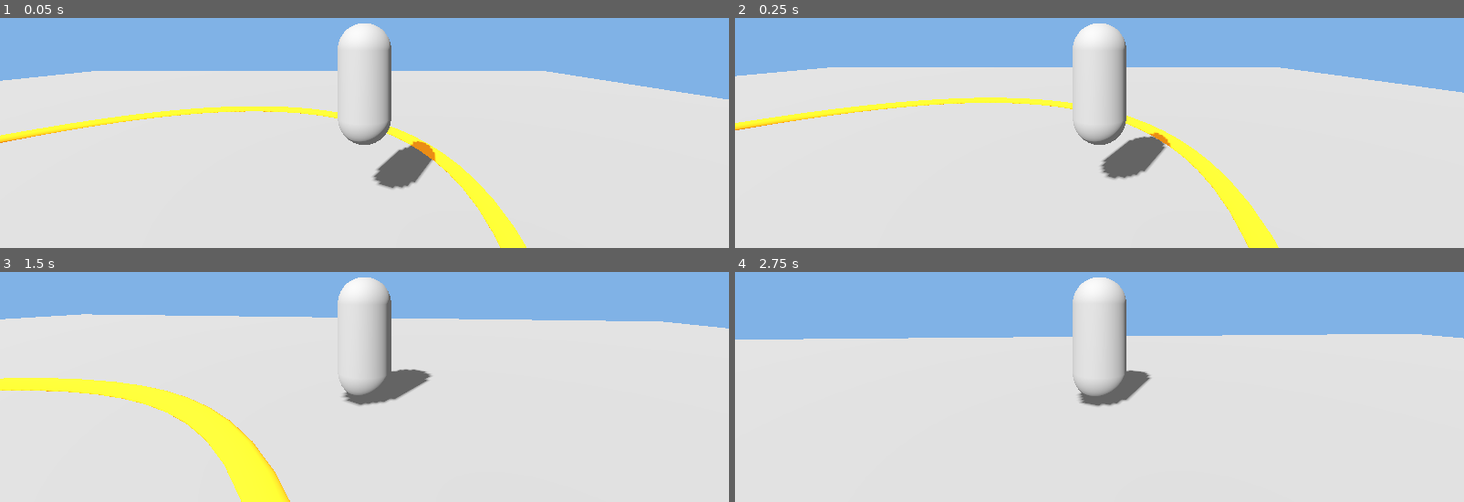
Above: before the commit, frames 1-4 (two rows, left to right).
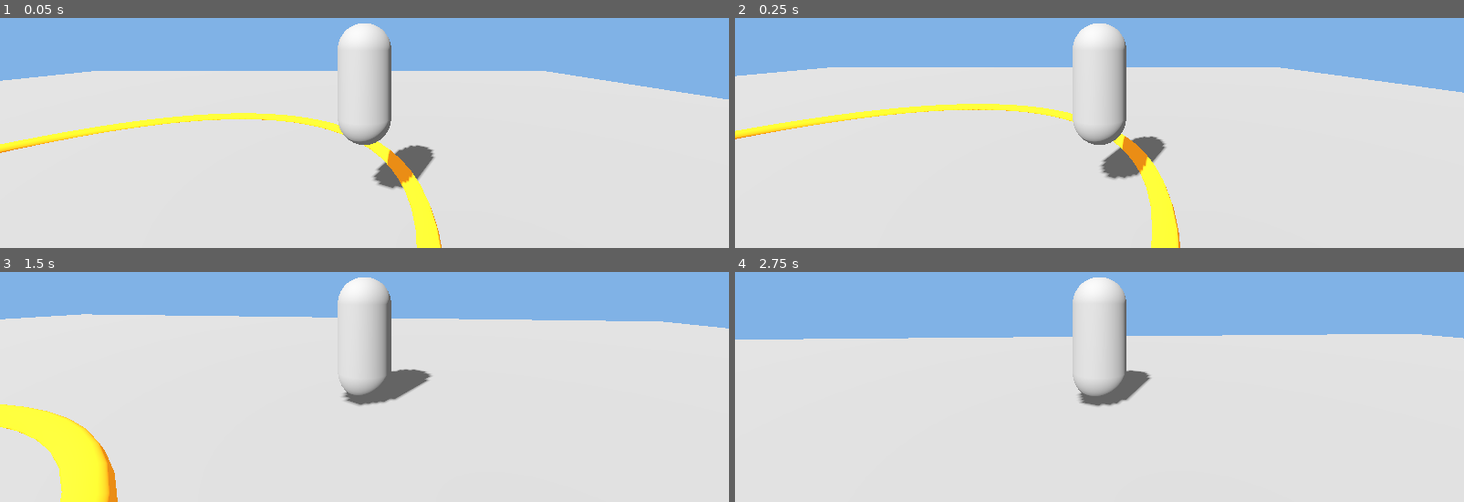
Above: after the commit, the same moments.

Repository: JodPdo/tiger-kick-game
Game: Godot game, scene res://world/TestArena.tscn
Same seed, same stepped clock (60 frames per second), same inputs: the game is played once before the commit and once after it. This scene is started directly instead of the project's main scene.
Inputs (mouse positions are in pixels of both pictures, inside the frame that each line leads up to):
- Up to frame 1 (0.05 s): no input
- Up to frame 2 (0.25 s): no input
- Up to frame 3 (1.5 s): tap Enter (ui_accept) at 0.5, 0.77 s; move the mouse to (400, 295) at 0.52 s; hold Shift (sprint) 0.53-1.28 s; hold W (move_forward) from 0.53 s (still down); click (400, 295) at 0.67 s; move the mouse to (328, 299) at 1.27 s; tap Alt at 1.35 s
- Up to frame 4 (2.75 s): keep holding W (move_forward); tap Enter (ui_accept) at 1.52 s; move the mouse to (1114, 290) at 2.02 s; tap Ctrl at 2.1 s

The runs differ from the first frame. In frame 1, 5.4% of the frame differs, in the area x 0-73%, y 38-100%; in frame 2, 5.9%; in frame 3, 7.7%, in the area x 0-40%, y 46-100%; in frame 4, nothing differs.

Commit message:
assets: reconcile SafeCircle marker to r=5.0 + Ability/Tiger diagrams (owner)
- world/TestArena.tscn SafeCircleMarker 5.7-6.0 -> 4.7-5.0 to match the
  locked Safe Circle radius 5.0m (Game_Balance.md [0.34]); full Safe Circle
  logic still TK-P2-06.
- diagrams/ ability_system + tiger_bodylanguage (architect design refs).
Owner-authored working-tree assets; committed separately from TK-P2-16 Step 1.

Co-Authored-By: Claude Opus 4.8 <noreply@anthropic.com>

Diff:
--- a/world/TestArena.tscn
+++ b/world/TestArena.tscn
@@ -33,8 +33,8 @@
 
 [node name="SafeCircleMarker" type="CSGTorus3D" parent="."]
 position = Vector3(0, 0.01, 0)
-inner_radius = 5.7
-outer_radius = 6.0
+inner_radius = 4.7
+outer_radius = 5.0
 sides = 64
 ring_sides = 8
 material = SubResource("SafeCircleMaterial")
Binary file added: Tiger_Kick_Project_Docs/diagrams/ability_system.png
Binary file added: Tiger_Kick_Project_Docs/diagrams/tiger_bodylanguage.png
Not shown, added: Tiger_Kick_Project_Docs/diagrams/ability_system.dot
Not shown, added: Tiger_Kick_Project_Docs/diagrams/tiger_bodylanguage.dot
